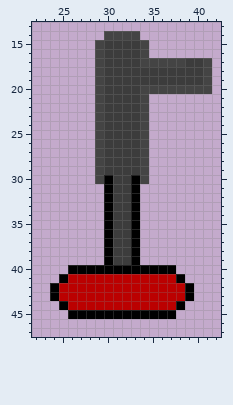
Edited in one commit: pixel-art file (AsepriteAssets/Pressure Pump 0.aseprite). The picture above is the old version.
64x64 pixels, 1 frame. Colours within 5 levels of each other are drawn and written as one. Shown: x 22..42, y 13..47.
Once edited:
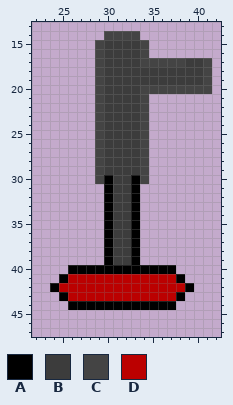
Palette (. is transparent): A #000000  B #3c3c3c  C #444444  D #bb0000
What changed:
{"y":43,"x":24,"old":"AD","new":".A"}
{"y":43,"x":38,"old":"DA","new":"A."}
{"y":44,"x":25,"old":"ADDDDDDDDDDDDA","new":".AAAAAAAAAAAA."}
{"y":45,"x":26,"old":"AAAAAAAAAAAA","new":"............"}
